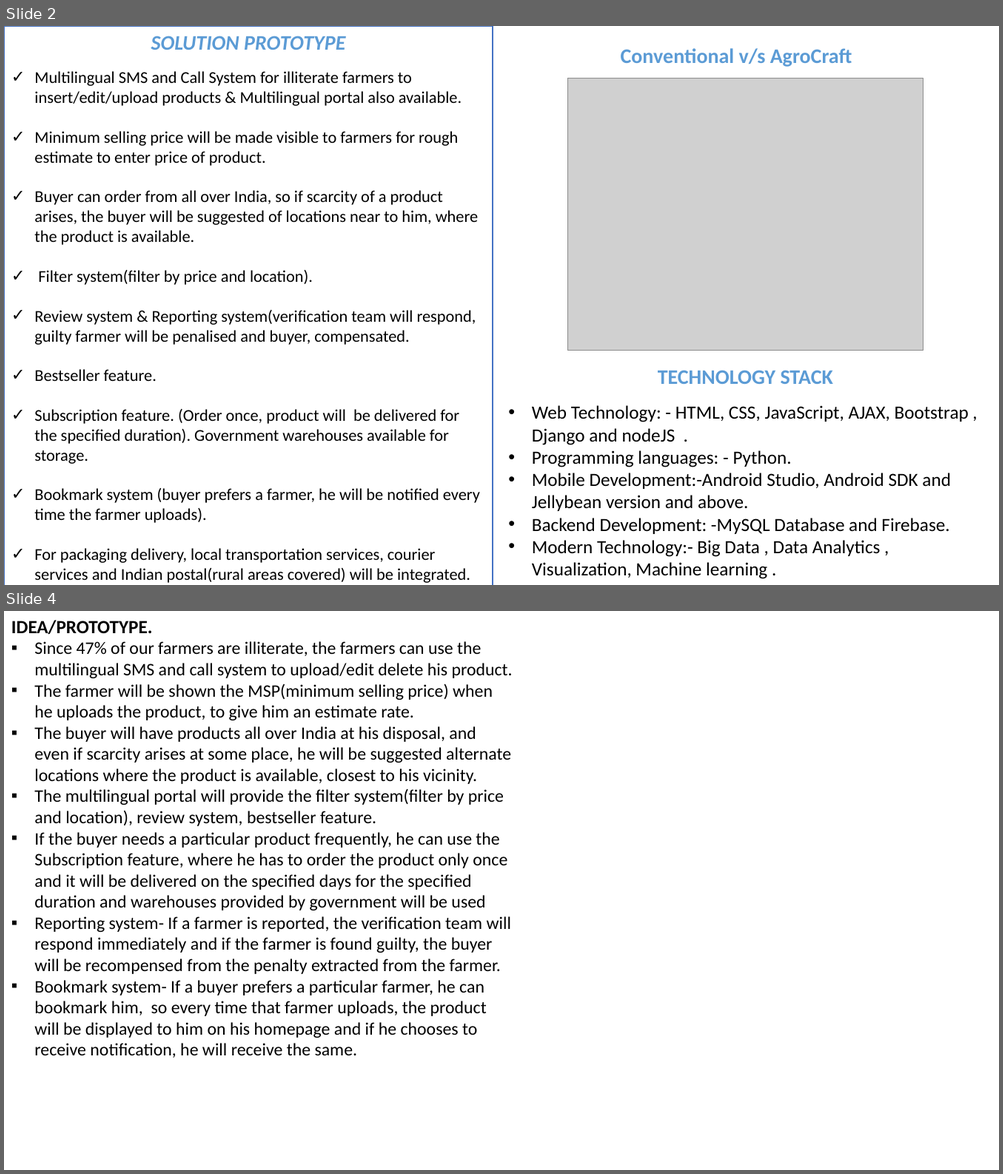
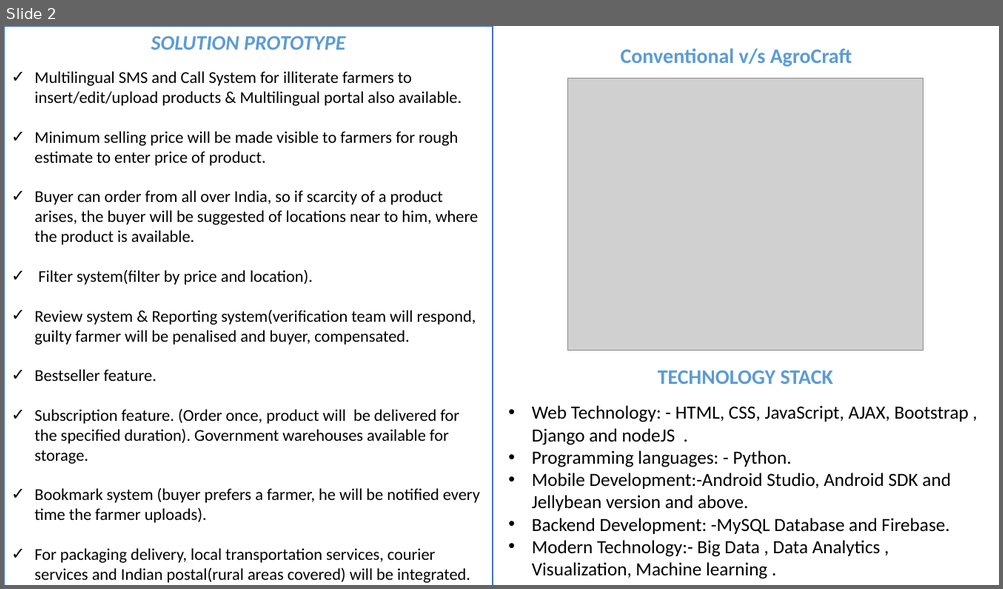
Before and after one commit to FriendsUnited/AgroCraft, a slide deck: Documents/ppt sih.pptx. Shown one above the other, each under a label of ours: slides 2 and 4 before the commit, slide 2 after it; the slides between them are not shown. The pictures are 1003x1174 and 1003x589 pixels, drawn with LibreOffice and Linux fonts; fonts in the diff are those of the drawing; grey boxes stand for pictures. Boxes give left, top, right and bottom in pixels: in the first picture for what was removed or moved away, otherwise in the second. Text is boxed around its words. In the diff, an @@ line names an element or a change of style, - is before the commit and + after.

Commit message:
ppt

```diff
--- a/Documents/ppt sih.pptx
+++ b/Documents/ppt sih.pptx
@@ slide 4 removed at (4, 611, 999, 1170), background #FFFFFF @@
@@ text removed at (11, 620, 512, 1058) @@
-IDEA/PROTOTYPE.
-▪ Since 47% of our farmers are illiterate, the farmers can use the multilingual SMS and call system to upload/edit delete his product.
-▪ The farmer will be shown the MSP(minimum selling price) when he uploads the product, to give him an estimate rate.
-▪ The buyer will have products all over India at his disposal, and even if scarcity arises at some place, he will be suggested alternate locations where the product is available, closest to his vicinity.
-▪ The multilingual portal will provide the filter system(filter by price and location), review system, bestseller feature.
-▪ If the buyer needs a particular product frequently, he can use the Subscription feature, where he has to order the product only once and it will be delivered on the specified days for the specified duration and warehouses provided by government will be used
-▪ Reporting system- If a farmer is reported, the verification team will respond immediately and if the farmer is found guilty, the buyer will be recompensed from the penalty extracted from the farmer.
-▪ Bookmark system- If a buyer prefers a particular farmer, he can bookmark him, so every time that farmer uploads, the product will be displayed to him on his homepage and if he chooses to receive notification, he will receive the same.
```
Also in this commit, not shown: 1 slide added, 1 other slide removed.
